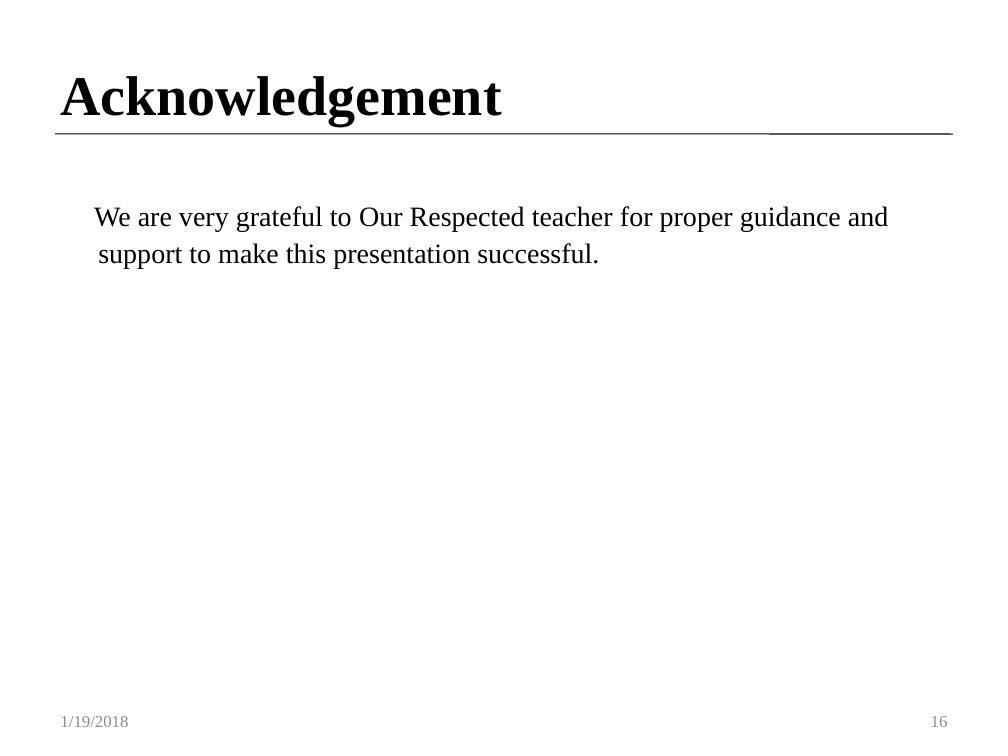
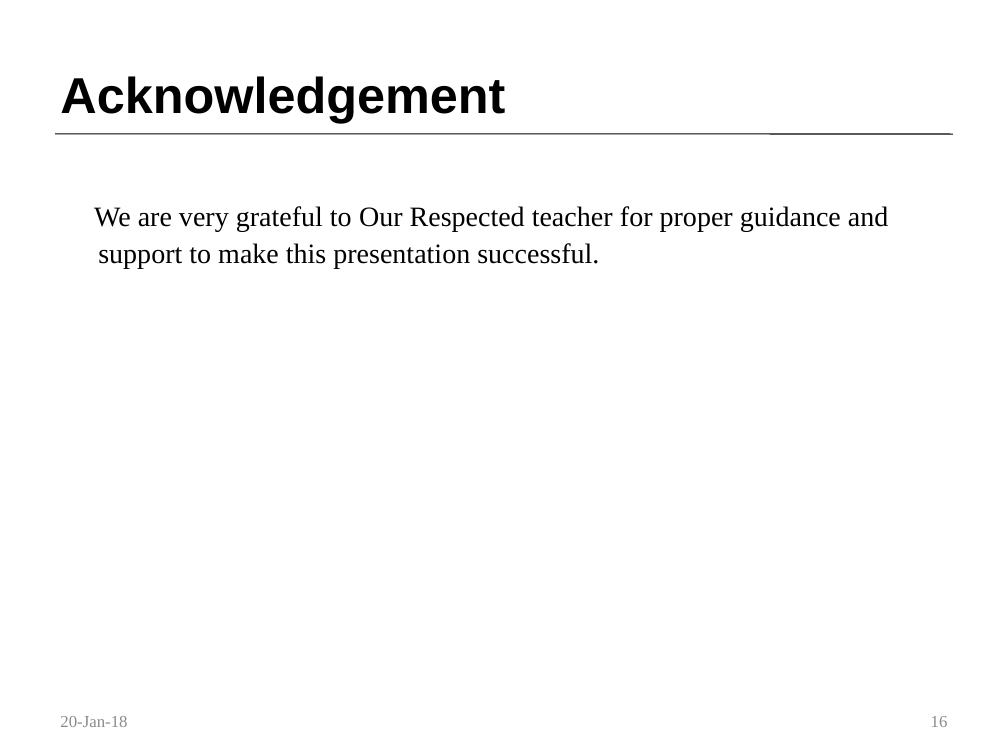
Before and after one commit to Customer-Churn-Prediction/Project-Machine-Learning, a slide deck: slide 16 of Customer Churn Prediction In Telecom Industry.pptx. Drawn at 1008x756 pixels with LibreOffice and Linux fonts; fonts in the diff are those of the drawing. Boxes give left, top, right and bottom in pixels: in the first picture for what was removed or moved away, otherwise in the second. Text is boxed around its words. In the diff, an @@ line names an element or a change of style, - is before the commit and + after.

```diff
--- a/Customer Churn Prediction In Telecom Industry.pptx
+++ b/Customer Churn Prediction In Telecom Industry.pptx
@@ title "Acknowledgement" at [60,76,505,123]: size 40 to 36 pt, font Times New Roman to Arial @@
@@ text at [60,716,127,727]: text changed @@
-1/19/2018
+20-Jan-18
```
Also in this commit, not shown: 16 other slides changed.
